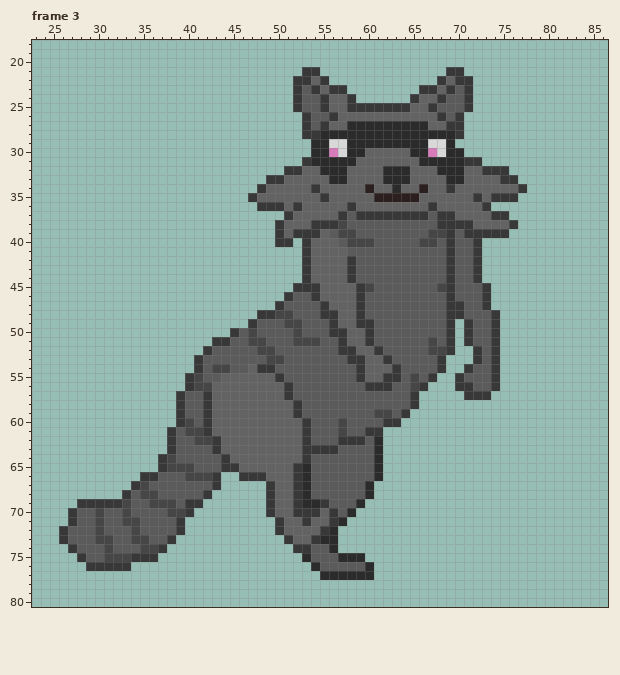
Pixel-art file, stored at Assets/NPC/cute/racoon_dude/racoon.aseprite. The picture above was drawn from the file before the commit.
93x89 pixels, 8 frames. Colours within 5 levels of each other are drawn and written as one. Shown: frame 3: x 23..86, y 18..80. The commit also changed other frames, which this record leaves out.
The same view after the edit:
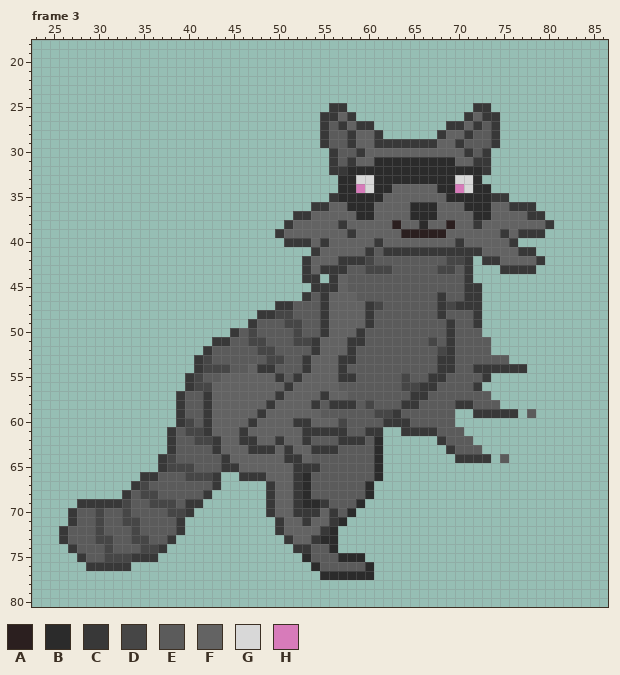
Palette (. is transparent): A #2b1f1f  B #2b2b2b  C #383838  D #464646  E #5b5b5b  F #636363  G #d8d8d8  H #d77bba
Commit message: throw_buttom animation for the racoon
What changed:
layer "runaway/body" now hidden
layer "runaway/body_down" added
layer "runaway/arms" now hidden
layer "runaway/arms_throwing_button" added
layer "runaway/head" now hidden
layer "runaway/face_features" now hidden
layer "runaway/head_down" added
layer "runaway/face_features_down" added
--- frame 3
@@ x 40..82 @@
 20 ...........................................
-21 .............CC..............CC............
-22 ............CCFC............CFCC...........
-23 ............CECFCC........CCFCEC...........
-24 ............CEECFFC......CFFCEEC...........
-25 ............CEECFFCCCCCCCFFCEEEC...........
-26 .............CEECFFFFFFFFFFFCEC............
-27 .............CECFFBBBBBBBBBFFCC............
-28 .............CCBBBBBBBBBBBBBBBC............
-29 ..............BBGGBBBBBBBBBGGB.............
-30 ..............BBHGBBFFFFFBBHGBB............
-31 .............CBBBBBFFFFFFFBBBBBCC..........
-32 ...........CCFFBBBFFFFBBBFFFBBBFFCCC.......
-33 .........CCFFFFFBBFFFFBBBFFFFBBFFFFCC......
-34 ........CFFFFFCFFFFFAFFBFFAFFCFFFFFFFC.....
-35 .......CFFFFFFFCFFFFFAAAAAFFFFFFCFCCC......
-36 ........CCCFCFFFFFCFFFFFFFFCFFFFFC.........
-37 ...........CFFFFFCECCCCCCCCECCFFFFCC.......
-38 ..........CFFFCCCDEEEEEEEEEECCCCFFFFC......
-39 ..........CFCCCFEDDEEEEEEEEDDCECCCCC.......
-40 ..........CC.CFFFEDDDEEEEEDDECEEC..........
-41 .............CFFFFEEEEEEEEEEECEEC..........
-42 .............CFFFFCEEEEEEEEEECEEC..........
-43 .............CFFFFCEEEEEEEEEECEEC..........
-44 .............CFFFFCEEEEEEEEEECEEC..........
-45 ............CCCFFFFCDEEEEEEEDCEEEC.........
-46 ...........CEECFFFFCEEEEEEEEECEEEC.........
-47 ..........CEEEECFFFCEEEEEEEEECCEEC.........
-48 ........CCDDEEECCFFCEEEEEEEEECCEEEC........
-49 .......CEEEDDEEECFFCCEEEEEEEEC.CEEC........
-50 .....CEDEEEEDEEECCFFCEEEEEEEEC.CEEC........
-51 ...CCEEDDEEEDDDEECFFCEEEEEEDEC.CEEC........
-52 ..CEEEEEDDEEEEEEECCFFCEEEEEDDC..CEC........
-53 .CEEEEEEEDDEEEEEEECCFFCEEEEEC...CEC........
-54 .CEDDEEFCCEEEEEEEEECFFFCEEEEC..CEEC........
-55 CDEEFFFFFFCEEEEEEEECFFCCEDEC..CEEEC........
-56 CDDFFFFFFFFCEEEEEEEECCCEEDC...CCEEC........
-57 EECFFFFFFFFCEEEEEEEEEEEEEC.....CCC.........
-58 EECFFFFFFFFFCEEEEEEEEEEEEC.................
-59 EECFFFFFFFFFCEEEEEEEEDDEC..................
-60 DECFFFFFFFFFFCEEEDEEEECC...................
-61 DDCFFFFFFFFFFCEEEDEECC.....................
-62 EDDCFFFFFFFFFCEEECCCEB.....................
-63 EEECFFFFFFFFFCCCCEEEEB.....................
-64 EEEECFFFFFFFFCEEEEEEEB.....................
-65 DEEECCFFFFFFCBEEEEEEEB.....................
+21 ...........................................
+22 ...........................................
+23 ...........................................
+24 ...........................................
+25 ................CC..............CC.........
+26 ...............CCFC............CFCC........
+27 ...............CECFCC........CCFCEC........
+28 ...............CEECFFC......CFFCEEC........
+29 ...............CEECFFCCCCCCCFFCEEEC........
+30 ................CEECFFFFFFFFFFFCEC.........
+31 ................CECFFBBBBBBBBBFFCC.........
+32 ................CCBBBBBBBBBBBBBBBC.........
+33 .................BBGGBBBBBBBBBGGB..........
+34 .................BBHGBBFFFFFBBHGBB.........
+35 ................CBBBBBFFFFFFFBBBBBCC.......
+36 ..............CCFFBBBFFFFBBBFFFBBBFFCCC....
+37 ............CCFFFFFBBFFFFBBBFFFFBBFFFFCC...
+38 ...........CFFFFFCFFFFFAFFBFFAFFCFFFFFFFC..
+39 ..........CFFFFFFFCFFFFFAAAAAFFFFFFCFCCC...
+40 ...........CCCFCFFFFFCFFFFFFFFCFFFFFC......
+41 ..............CFFFFFCECCCCCCCCCCCFFFFCC....
+42 .............CFFFCCCDEEEEEEEEDDC.CCFFFFC...
+43 .............CFCCCEEDDDEEEEEDDEC...CCCC....
+44 .............CC.CFEEEEEEEEEEEEEC...........
+45 ..............CCCFEEEEEEEEEEEEECC..........
+46 .............CECFFFEEEEEEEEECEECC..........
+47 ..........CCEEECFFFFCDEEEEEECDCCC..........
+48 ........CCDDEEECFFFFCEEEEEEECEEEC..........
+49 .......CEEEDDEECFFFFCEEEEEEEECEEC..........
+50 .....CEDEEEEDEECFFFCEEEEEEEEECEEE..........
+51 ...CCEEDDEEEDDCFFFCCEEEEEEEDECEEEE.........
+52 ..CEEEEEDDEEEECFFFCEEEEEEEEEDCEEEE.........
+53 .CDEEEEEEDDEECFFFCCEEEEEEEEECCEEEEEE.......
+54 .CDDDEEFCCEEECFFFCEEEEEEEEEECCEECCCCCC.....
+55 CDEEFFFFFFCECFFFFCCEEEEEDEECCEEEEC.........
+56 CDDFFFFFFFFCFFFFFEEEEEEEDDCCEEEEC..........
+57 EECFFFFFFFCFFFFCFFEEEEEEECCEEEEEEE.........
+58 EECFFFFFFCFFFFCECCCEDEEECCEEEECCEEE........
+59 EECFFFFFCFFFFFFEEEEEEDDCEEEEEE..CCCCC.E....
+60 DECFFFFCFFFFCCFFFDEEEECCCEEEEE.............
+61 DDCFFFCFFFFFFCCCCCEECC..CCCCEEE............
+62 EDDCFFCCFFCFFCEEECCCEB......CEEE...........
+63 EEECFFFCCCFCFFCCCEEEEB.......CEEE..........
+64 EEEECFFFFFFCCFEEEEEEEB........CCCC.E.......
+65 DEEECCFFFFFFCCCEEEEEEB.....................
 66 DDDC..CCCFFFCBEEEEEEEB.....................
Pixel boxes of the changes (left, top, right, bottom) in both pictures:
changed: (239, 67, 554, 472)
changed: (203, 355, 212, 373)
